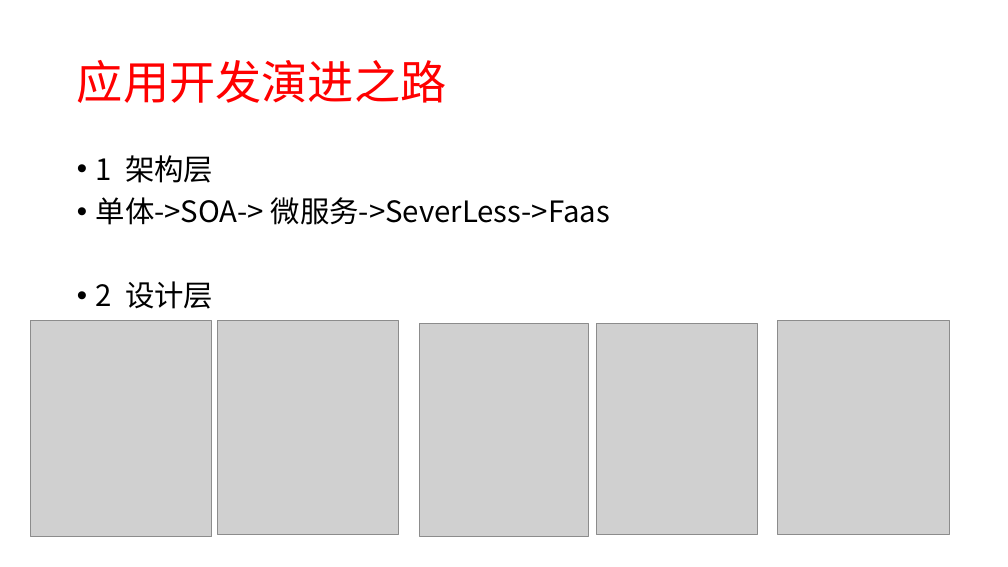
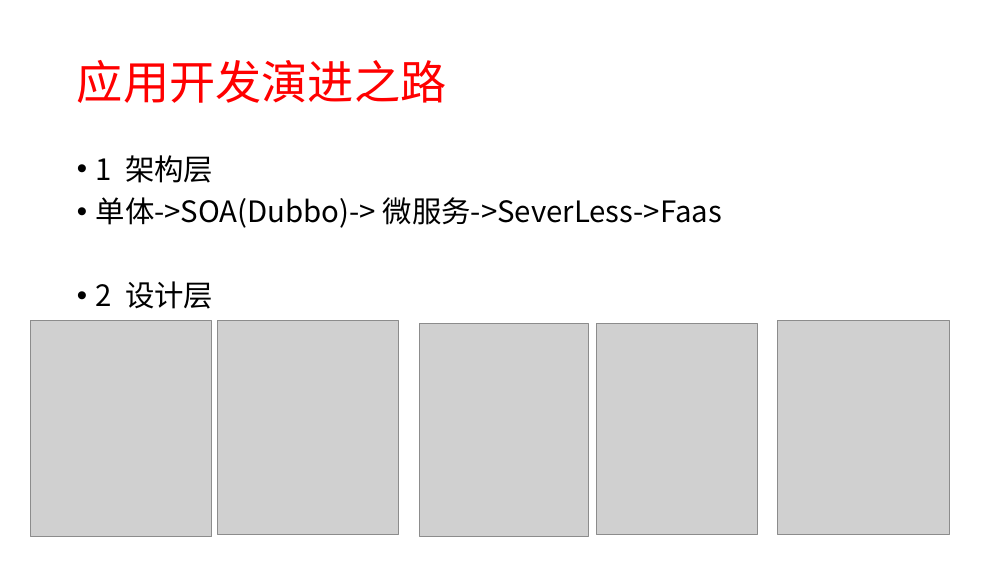
Before and after one commit to xiaozhiliaoo/my-slides, a slide deck: slide 4 of prepare/从crud, pattern, ooad到ddd-软件设计进阶之路.pptx (slide 3 before the commit). Drawn at 1008x567 pixels with LibreOffice and Linux fonts; fonts in the diff are those of the drawing; grey boxes stand for pictures. Boxes give left, top, right and bottom in pixels: in the first picture for what was removed or moved away, otherwise in the second. Text is boxed around its words. In the diff, an @@ line names an element or a change of style, - is before the commit and + after.

```diff
--- a/prepare/从crud, pattern, ooad到ddd-软件设计进阶之路.pptx
+++ b/prepare/从crud, pattern, ooad到ddd-软件设计进阶之路.pptx
@@ text at [96,197,722,228]: text changed @@
-• 单体->SOA-> 微服务->SeverLess->Faas
+• 单体->SOA(Dubbo)-> 微服务->SeverLess->Faas
```
Also in this commit, not shown: 18 other slides changed, 5 slides added, 2 slides removed.
